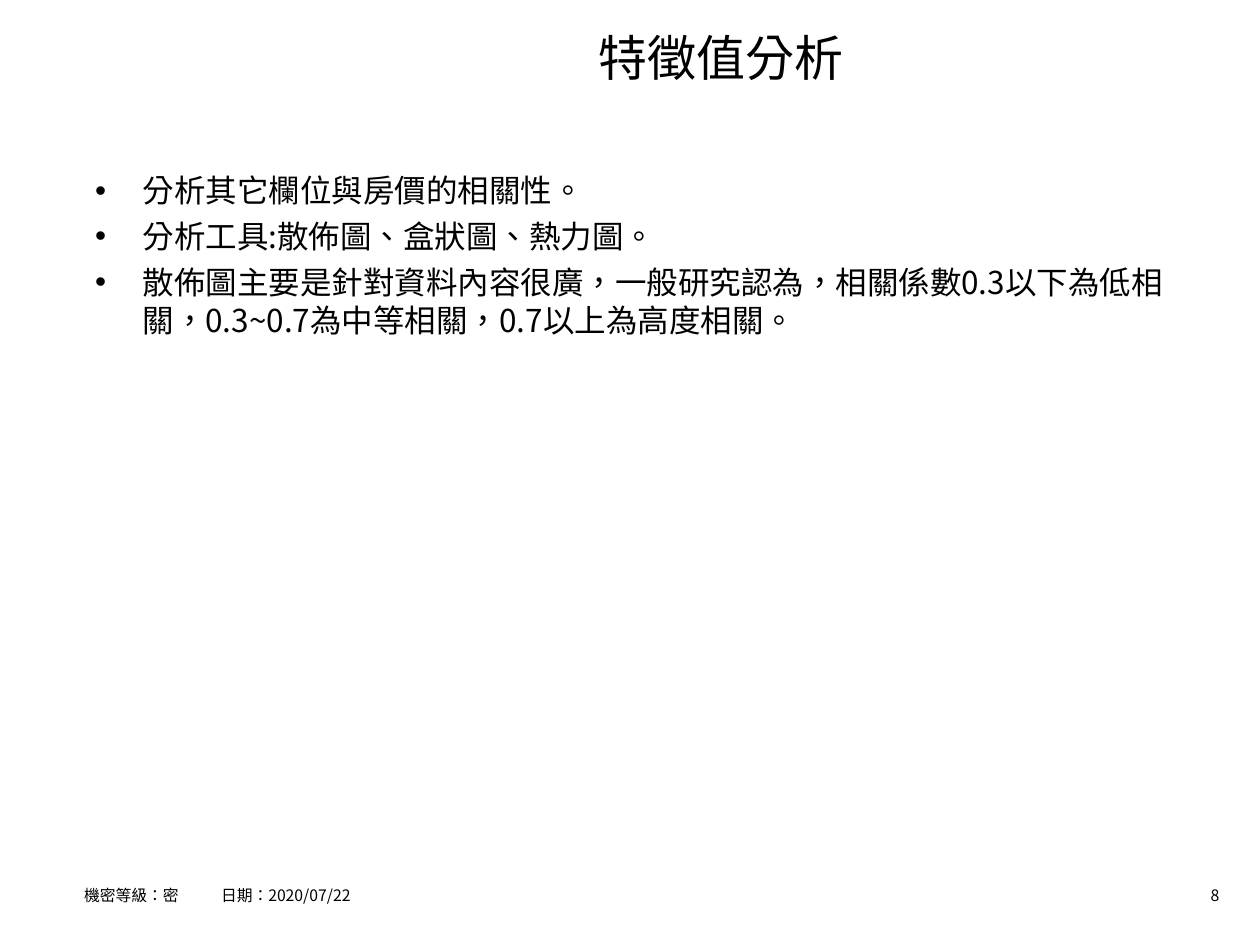
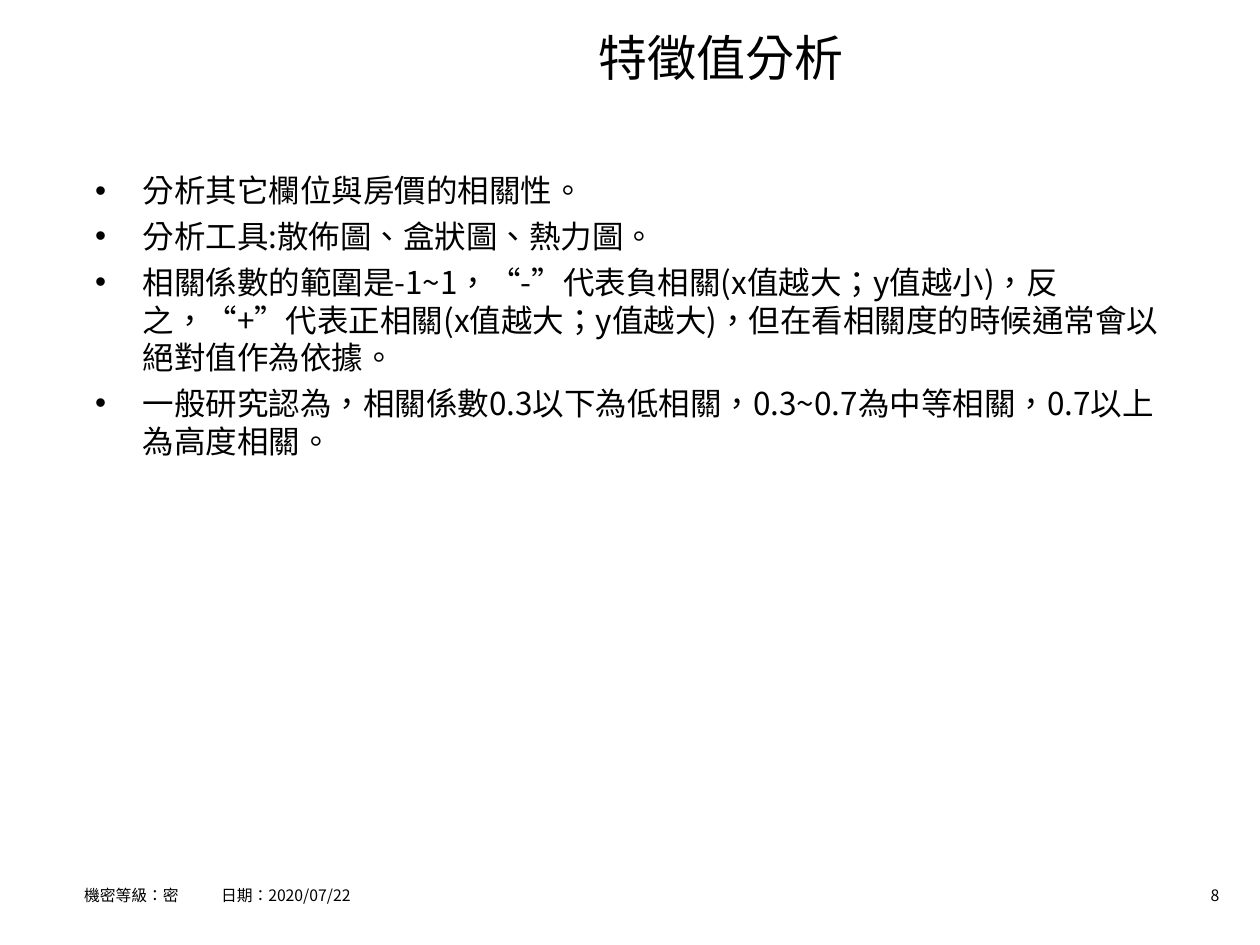
Before and after one commit to hrne/FINAL_REPORT, a slide deck: slide 8 of AI_Report/AI應用-不動產價格預測.ppt. Drawn at 1260x945 pixels with LibreOffice and Linux fonts; fonts in the diff are those of the drawing; background and template pictures are left out. Boxes give left, top, right and bottom in pixels: in the first picture for what was removed or moved away, otherwise in the second. Text is boxed around its words. In the diff, an @@ line names an element or a change of style, - is before the commit and + after.

```diff
--- a/AI_Report/AI應用-不動產價格預測.ppt
+++ b/AI_Report/AI應用-不動產價格預測.ppt
@@ text at box(143, 267, 1159, 456): text changed @@
-• 散佈圖主要是針對資料內容很廣，一般研究認為，相關係數0.3以下為低相關，0.3~0.7為中等相關，0.7以上為高度相關。
+• 相關係數的範圍是-1~1，“-”代表負相關(x值越大；y值越小)，反之，“+”代表正相關(x值越大；y值越大)，但在看相關度的時候通常會以絕對值作為依據。
+• 一般研究認為，相關係數0.3以下為低相關，0.3~0.7為中等相關，0.7以上為高度相關。
```
Also in this commit, not shown: 5 other slides changed, 2 slides added, 2 other files.
